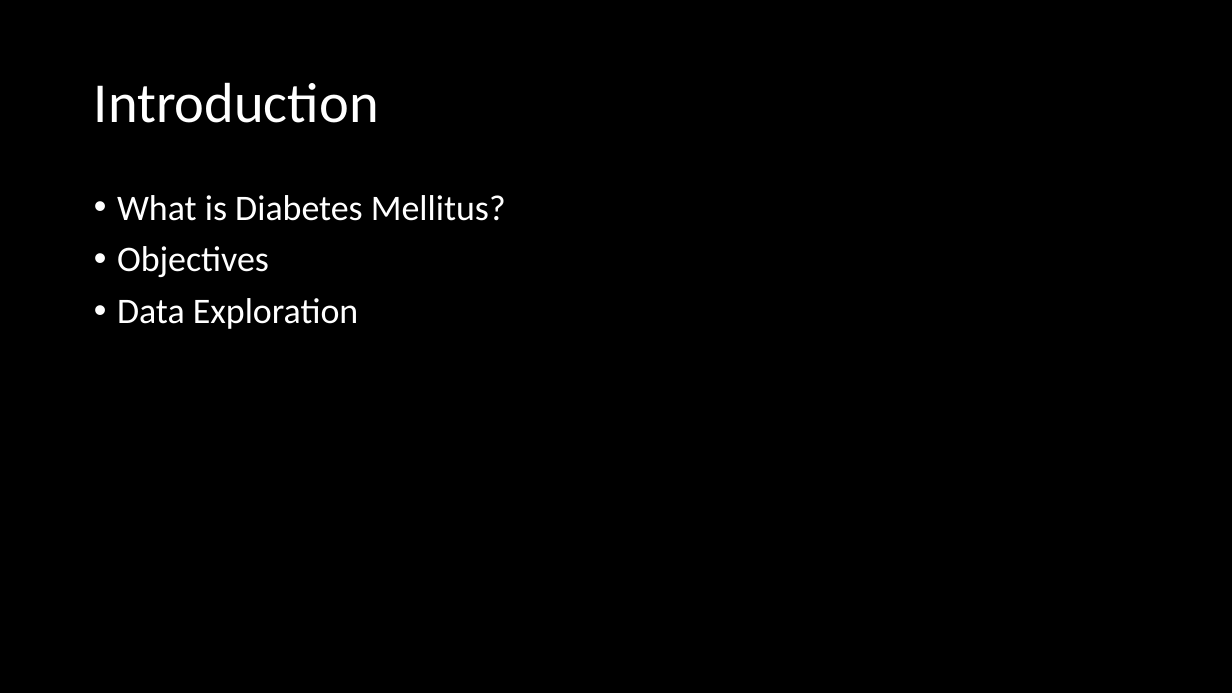
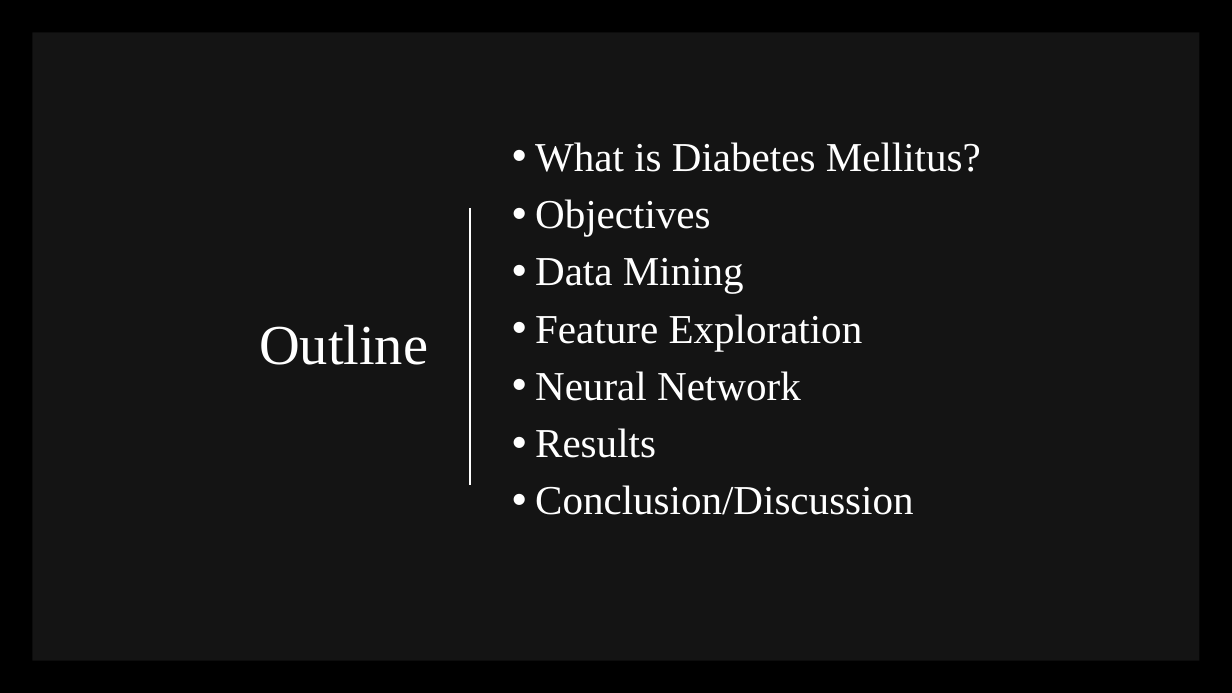
Before and after one commit to imw2/Diabetes-Diagnosis-Prediction, a slide deck: slide 3 of O. Week 3-4-2019/FinalPresentationWittler.pptx (slide 2 before the commit). Drawn at 1232x693 pixels with LibreOffice and Linux fonts; fonts in the diff are those of the drawing. Boxes give left, top, right and bottom in pixels: in the first picture for what was removed or moved away, otherwise in the second. Text is boxed around its words. In the diff, an @@ line names an element or a change of style, - is before the commit and + after.

```diff
--- a/O. Week 3-4-2019/FinalPresentationWittler.pptx
+++ b/O. Week 3-4-2019/FinalPresentationWittler.pptx
@@ rectangle added at box(32, 32, 1200, 661), fill #FFFFFF at 8% opacity @@
@@ title removed at box(94, 82, 379, 123) @@
-Introduction
@@ text "What is Diabetes Mellitus?": place and size @@
-text "What is Diabetes Mellitus?" at box(117, 195, 506, 329)
+text "What is Diabetes Mellitus?" at box(535, 142, 981, 515)
@@ text "What is Diabetes Mellitus?" at box(535, 142, 981, 515): vertical alignment top to middle @@
@@ text at box(535, 142, 981, 236): size 28 to 32 pt, font Calibri to Times New Roman in "What is Diabetes Mellitus?", "Objectives" @@
@@ line added from (470, 208) to (470, 485), #FFFFFF 1.5 pt @@
@@ text at box(535, 258, 914, 515): text changed; size 28 to 32 pt; font Calibri to Times New Roman @@
-• Data Exploration
+• Data Mining
+• Feature Exploration
+• Neural Network
+• Results
+• Conclusion/Discussion
@@ title added at box(259, 325, 428, 365), 44 pt, text #FFFFFF @@
+Outline
```
Also in this commit, not shown: 4 other slides changed, 6 slides added.
